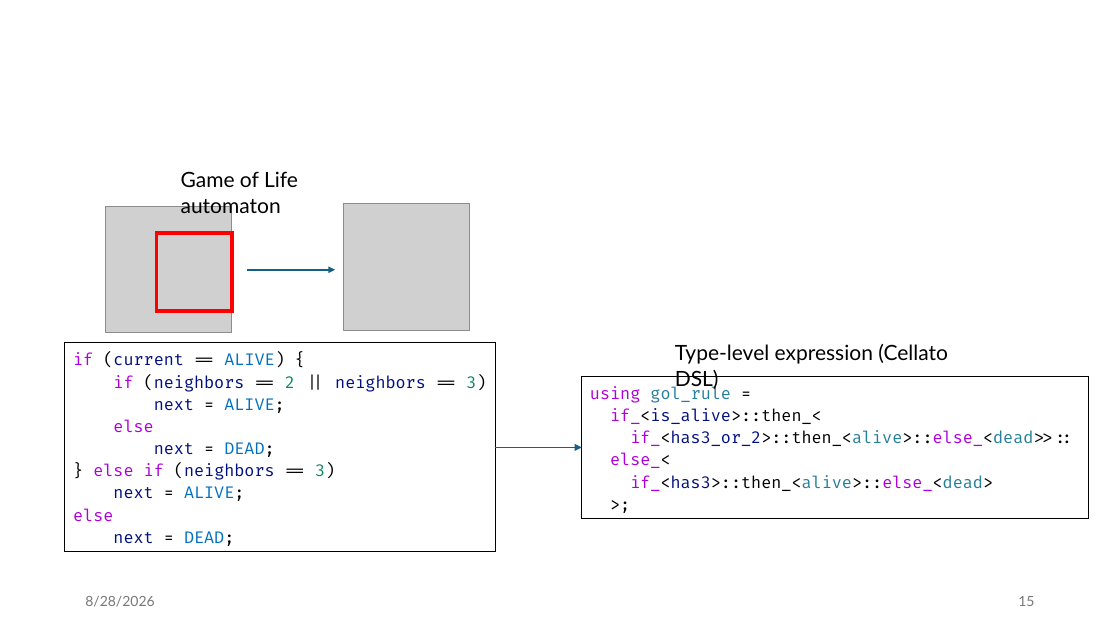
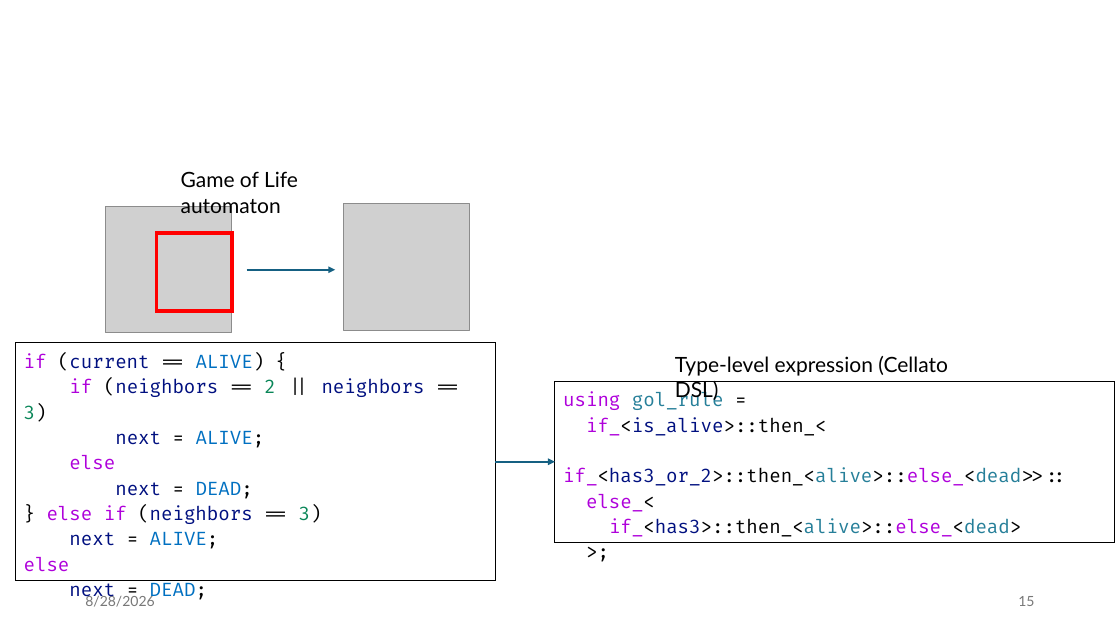
Before and after one commit to jiriklepl/phd-thesis, a slide deck: slide 15 of slides/Optimizing Memory Layouts and Traversal Orders in High-Performance Computing.pptx. Drawn at 1120x630 pixels with LibreOffice and Linux fonts; fonts in the diff are those of the drawing; grey boxes stand for pictures. Boxes give left, top, right and bottom in pixels: in the first picture for what was removed or moved away, otherwise in the second. Text is boxed around its words. In the diff, an @@ line names an element or a change of style, - is before the commit and + after.

```diff
--- a/slides/Optimizing Memory Layouts and Traversal Orders in High-Performance Computing.pptx
+++ b/slides/Optimizing Memory Layouts and Traversal Orders in High-Performance Computing.pptx
@@ rectangle "if (current == ALIVE) {" at <box>15,343,495,581</box>: size 14 to 16 pt @@
@@ rectangle "if (current == ALIVE) {": place and size @@
-rectangle "if (current == ALIVE) {" at <box>65,343,496,552</box>
+rectangle "if (current == ALIVE) {" at <box>15,343,495,581</box>
@@ text "Type-level expression (Cellato DSL)": place and size @@
-text "Type-level expression (Cellato DSL)" at <box>675,344,948,390</box>
+text "Type-level expression (Cellato DSL)" at <box>675,356,948,402</box>
@@ rectangle "using gol_rule =": place and size @@
-rectangle "using gol_rule =" at <box>581,376,1088,518</box>
+rectangle "using gol_rule =" at <box>555,381,1116,543</box>
@@ rectangle "using gol_rule =" at <box>555,381,1116,543</box>: size 14 to 16 pt @@
@@ arrow moved from (496, 448) - (581, 448) to (496, 462) - (555, 462) @@
```
Also in this commit, not shown: 4 other slides changed.
